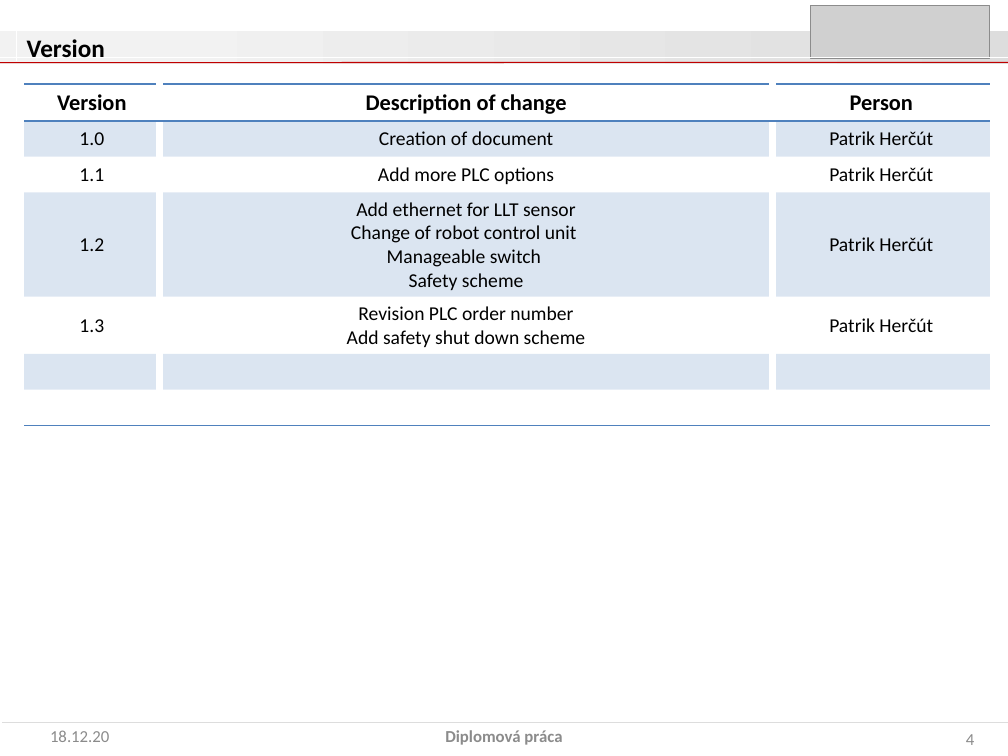
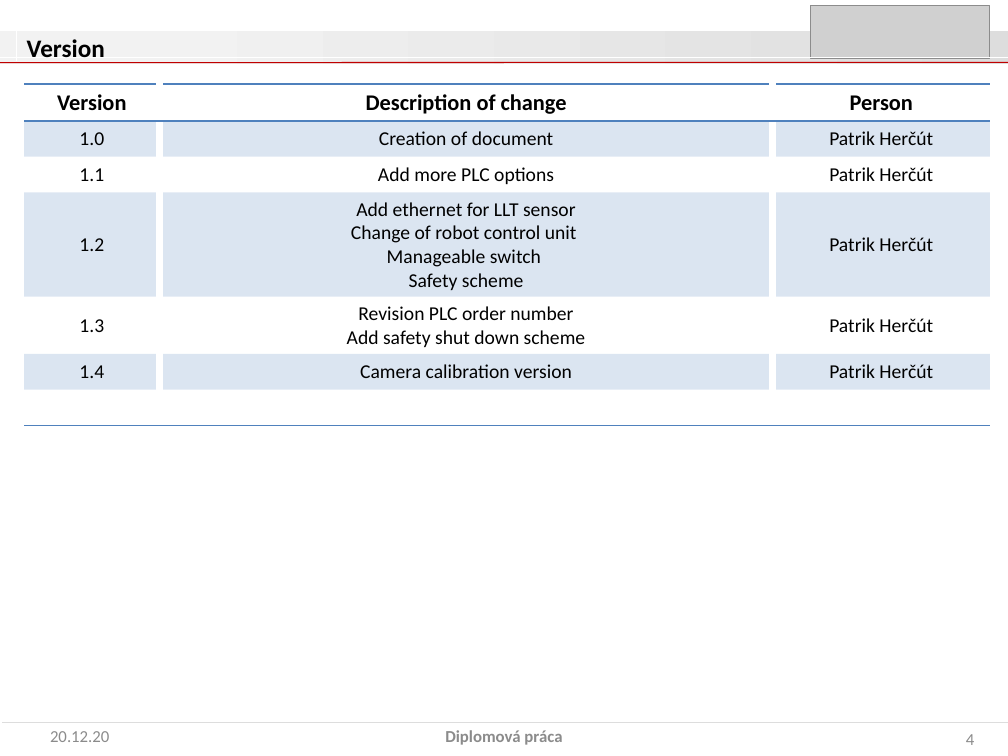
Before and after one commit to Patrik-654123/TSI_LI_Development, a slide deck: slide 2 of Elektricky_koncept_1.pptx. Drawn at 1008x756 pixels with LibreOffice and Linux fonts; fonts in the diff are those of the drawing; grey boxes stand for pictures. Boxes give left, top, right and bottom in pixels: in the first picture for what was removed or moved away, otherwise in the second. Text is boxed around its words. In the diff, an @@ line names an element or a change of style, - is before the commit and + after.

Commit message:
camera calibration slide

```diff
--- a/Elektricky_koncept_1.pptx
+++ b/Elektricky_koncept_1.pptx
@@ table at bbox=[24, 84, 989, 424] @@
+row 6: 1.4 | Camera calibration version | Patrik Herčút
-row 7:  |  | 
@@ text at bbox=[50, 731, 109, 742]: text changed @@
-18.12.20
+20.12.20
```
Also in this commit, not shown: 8 other slides changed, 1 slide added.
